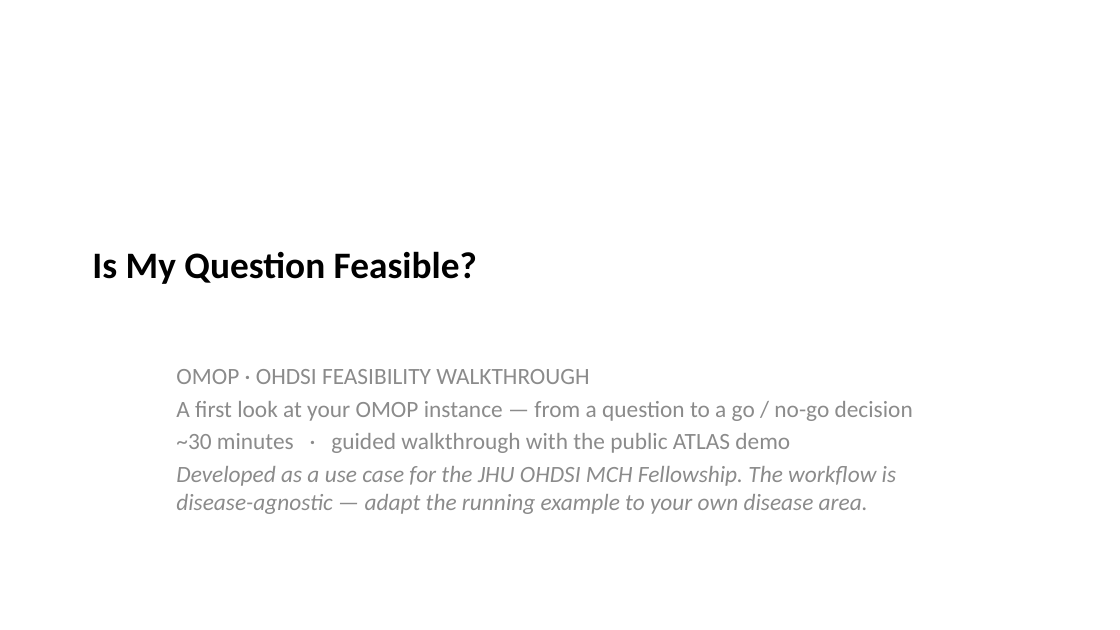
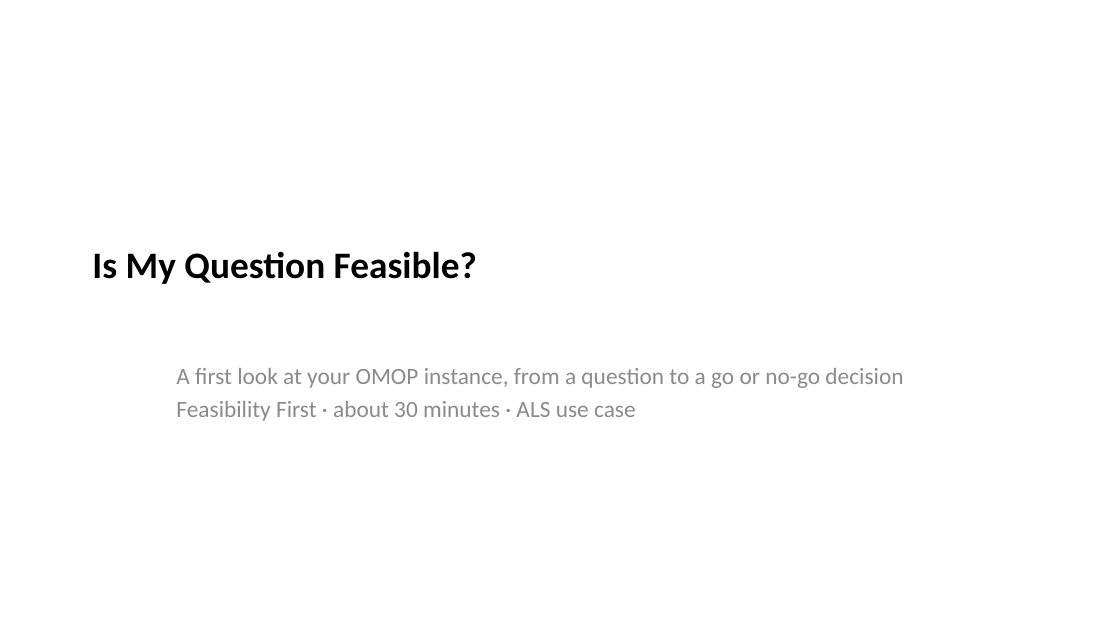
Before and after one commit to ALSTDI/ALS-RWE, a slide deck: slide 1 of docs/free-rwe-resources/train-the-trainer/training/feasibility-first/kit/Feasibility-Instructor-Deck-with-Notes.pptx. Drawn at 1120x630 pixels with LibreOffice and Linux fonts; fonts in the diff are those of the drawing. Boxes give left, top, right and bottom in pixels: in the first picture for what was removed or moved away, otherwise in the second. Text is boxed around its words. In the diff, an @@ line names an element or a change of style, - is before the commit and + after.

```diff
--- a/docs/free-rwe-resources/train-the-trainer/training/feasibility-first/kit/Feasibility-Instructor-Deck-with-Notes.pptx
+++ b/docs/free-rwe-resources/train-the-trainer/training/feasibility-first/kit/Feasibility-Instructor-Deck-with-Notes.pptx
@@ subtitle at (176, 368, 903, 421): text changed @@
-OMOP · OHDSI FEASIBILITY WALKTHROUGH
-A first look at your OMOP instance — from a question to a go / no-go decision
-~30 minutes · guided walkthrough with the public ATLAS demo
-Developed as a use case for the JHU OHDSI MCH Fellowship. The workflow is disease-agnostic — adapt the running example to your own disease area.
+A first look at your OMOP instance, from a question to a go or no-go decision
+Feasibility First · about 30 minutes · ALS use case
```
Also in this commit, not shown: 4 other slides changed, 15 slides added, 15 slides removed, 59 other files.
